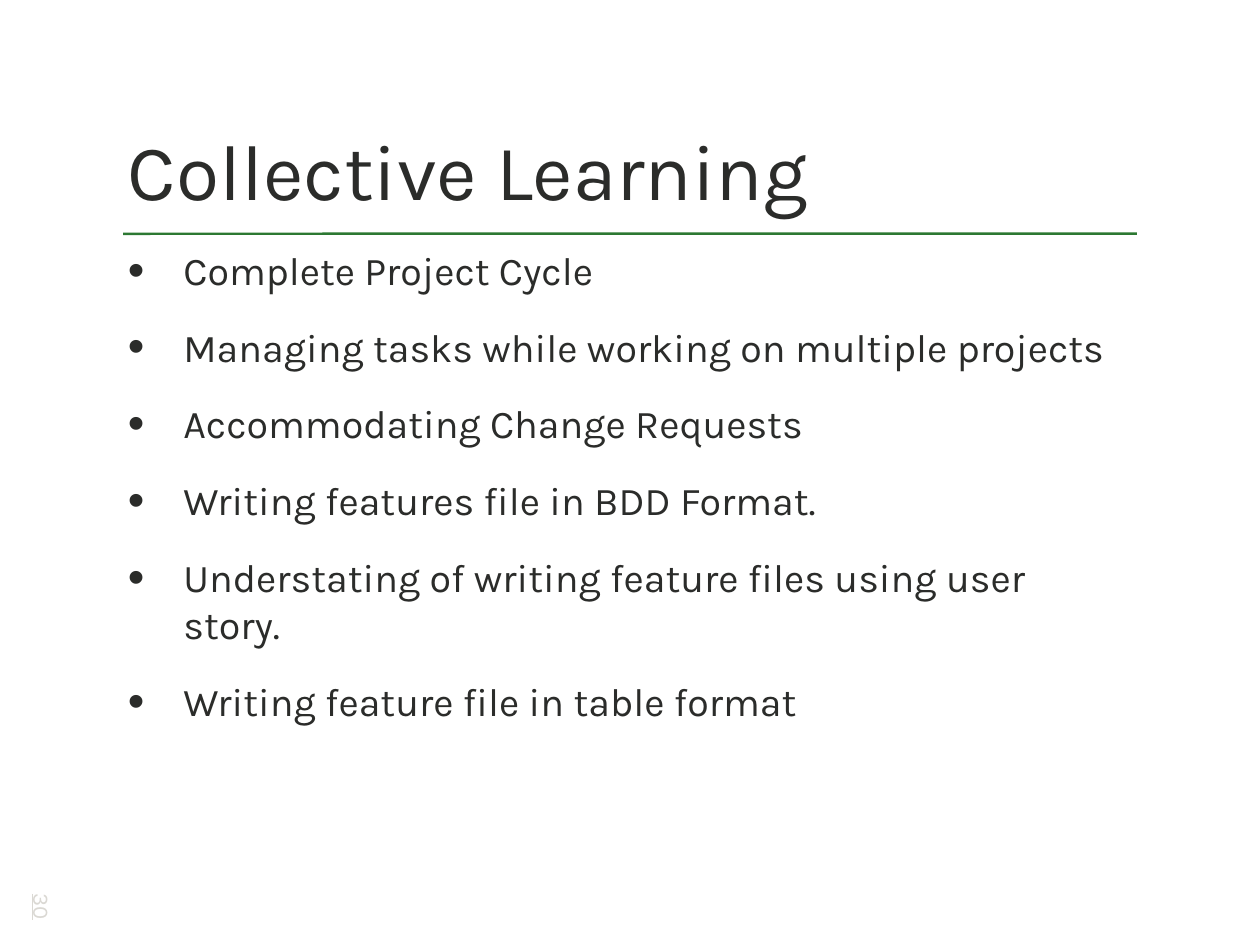
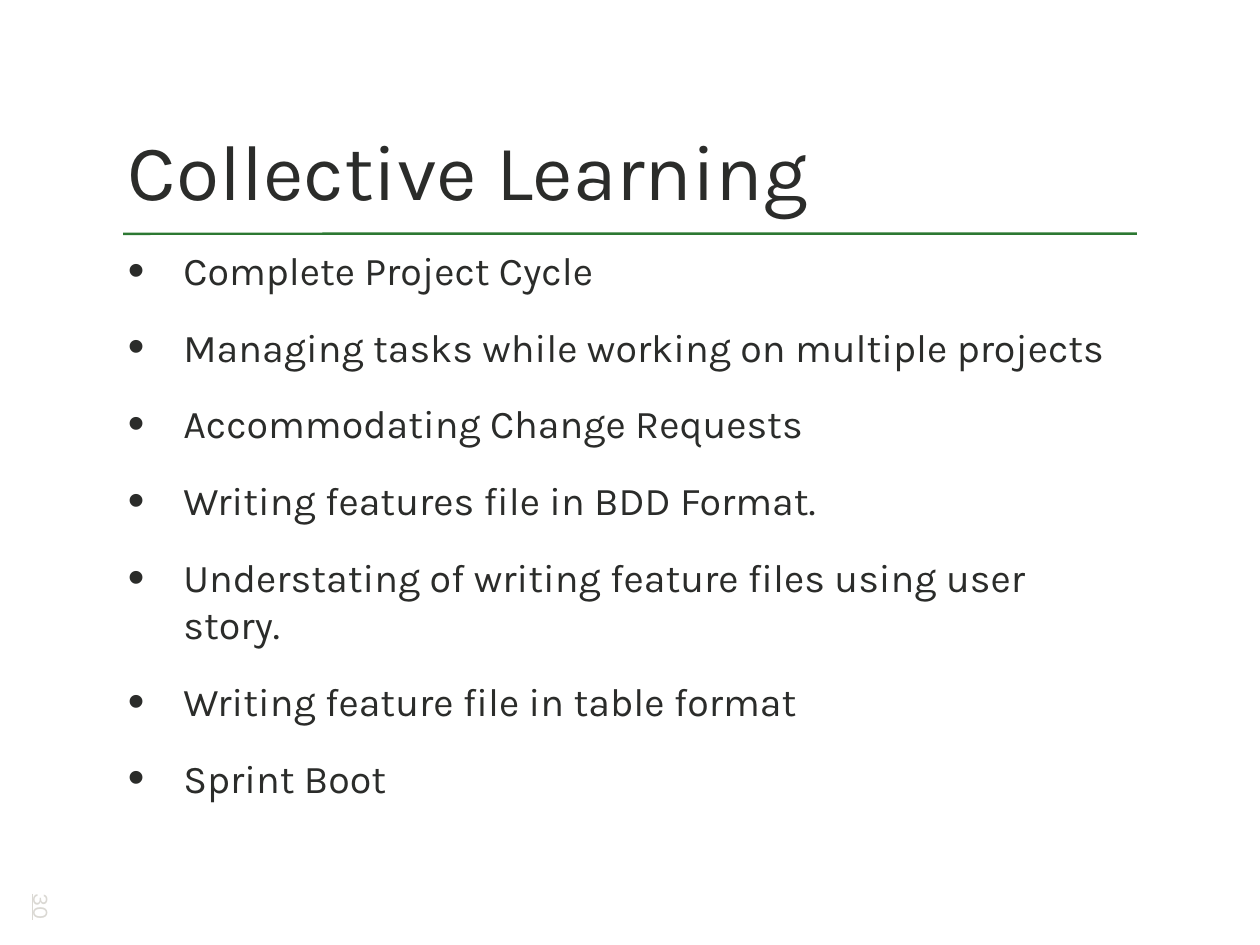
Before and after one commit to sunil311/EEJ1_Service_Platform, a slide deck: slide 30 of outsidewar/deliverables/EEteamJ1 Final Presentation.pptx. Drawn at 1260x945 pixels with LibreOffice and Linux fonts; fonts in the diff are those of the drawing. Boxes give left, top, right and bottom in pixels: in the first picture for what was removed or moved away, otherwise in the second. Text is boxed around its words. In the diff, an @@ line names an element or a change of style, - is before the commit and + after.

Commit message:
Modified final PPT

```diff
--- a/outsidewar/deliverables/EEteamJ1 Final Presentation.pptx
+++ b/outsidewar/deliverables/EEteamJ1 Final Presentation.pptx
@@ text at (x1=183, y1=766, x2=386, y2=803): paragraph added @@
+• Sprint Boot
```
